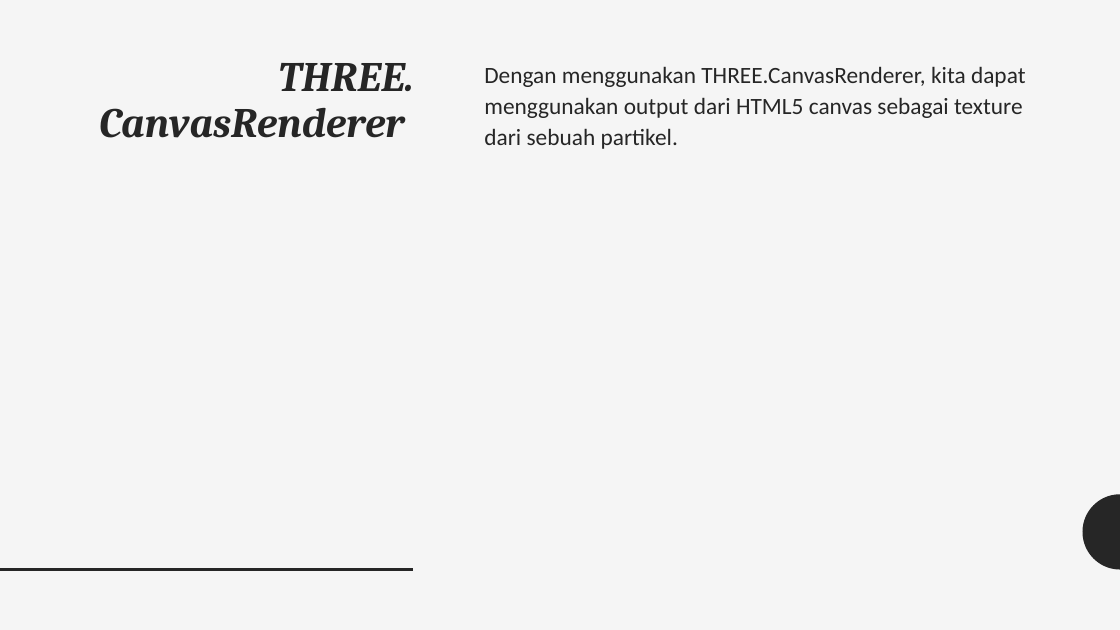
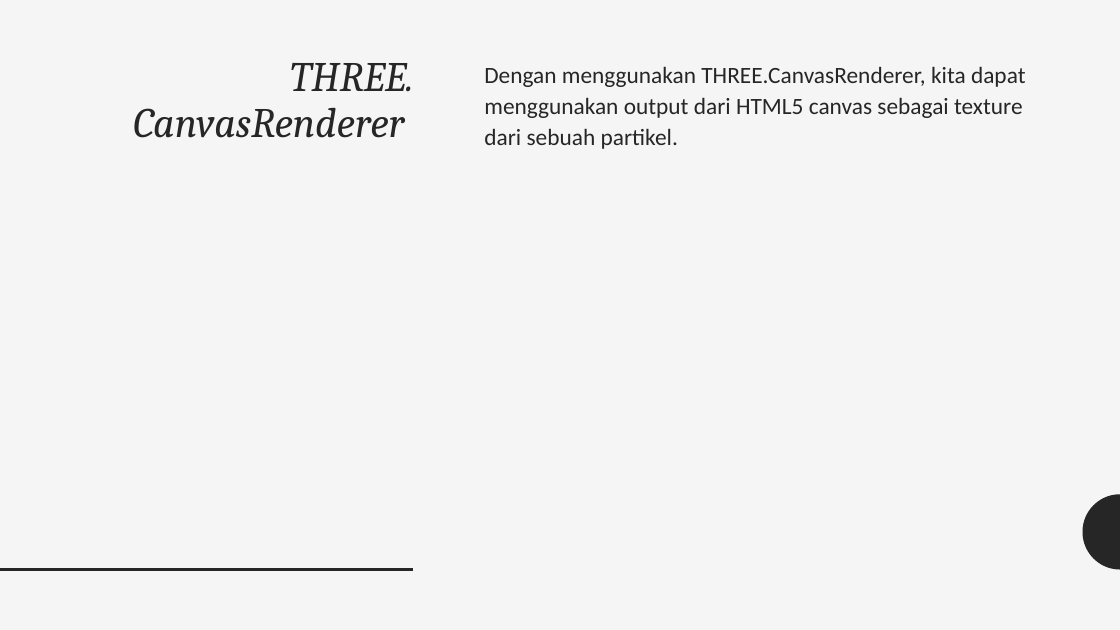
Before and after one commit to grafkom-d-if-its-2019/threejs-presentation-yolo, a slide deck: slide 5 of presentation/Particles, Sprites, and the Point Cloud.pptx (slide 2 before the commit). Drawn at 1120x630 pixels with LibreOffice and Linux fonts; fonts in the diff are those of the drawing. Boxes give left, top, right and bottom in pixels: in the first picture for what was removed or moved away, otherwise in the second. Text is boxed around its words. In the diff, an @@ line names an element or a change of style, - is before the commit and + after.

```diff
--- a/presentation/Particles, Sprites, and the Point Cloud.pptx
+++ b/presentation/Particles, Sprites, and the Point Cloud.pptx
@@ title "THREE. CanvasRenderer" at <box>133,63,414,138</box>: bold off @@
```
Also in this commit, not shown: 5 other slides changed, 5 slides added.
